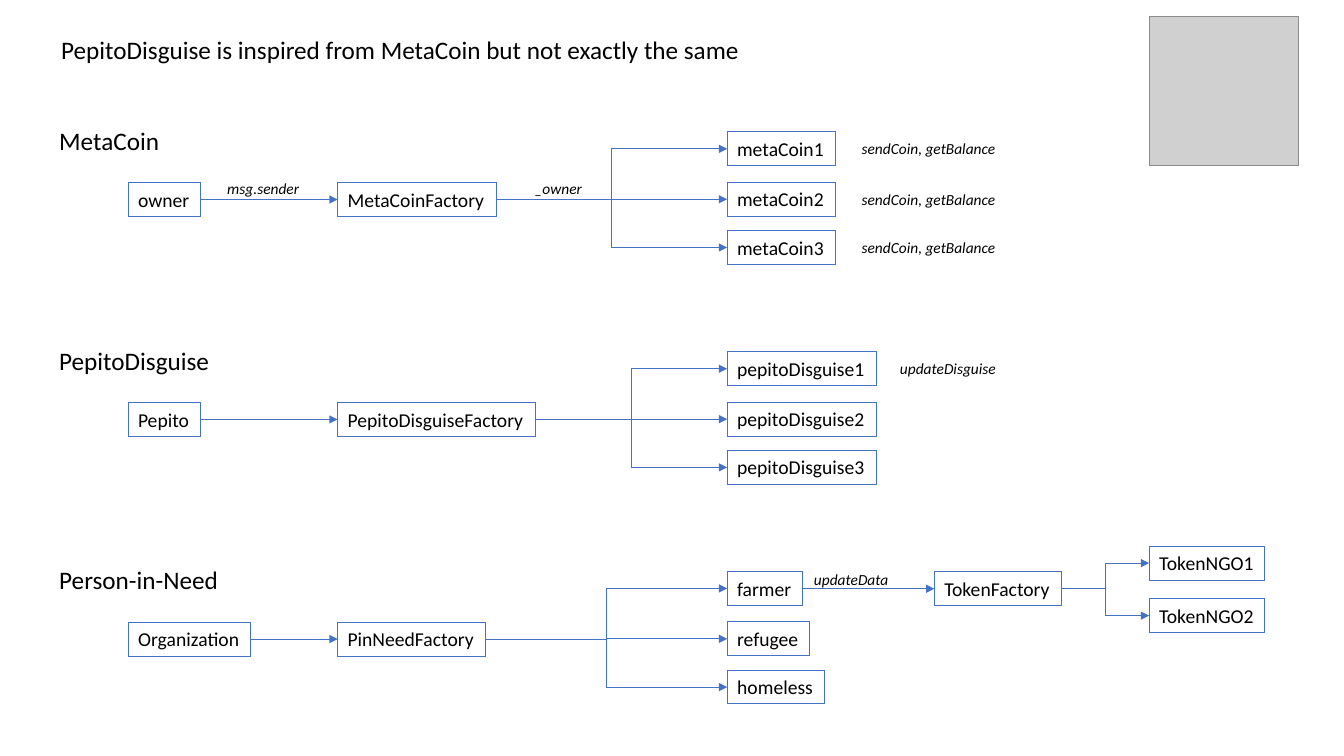
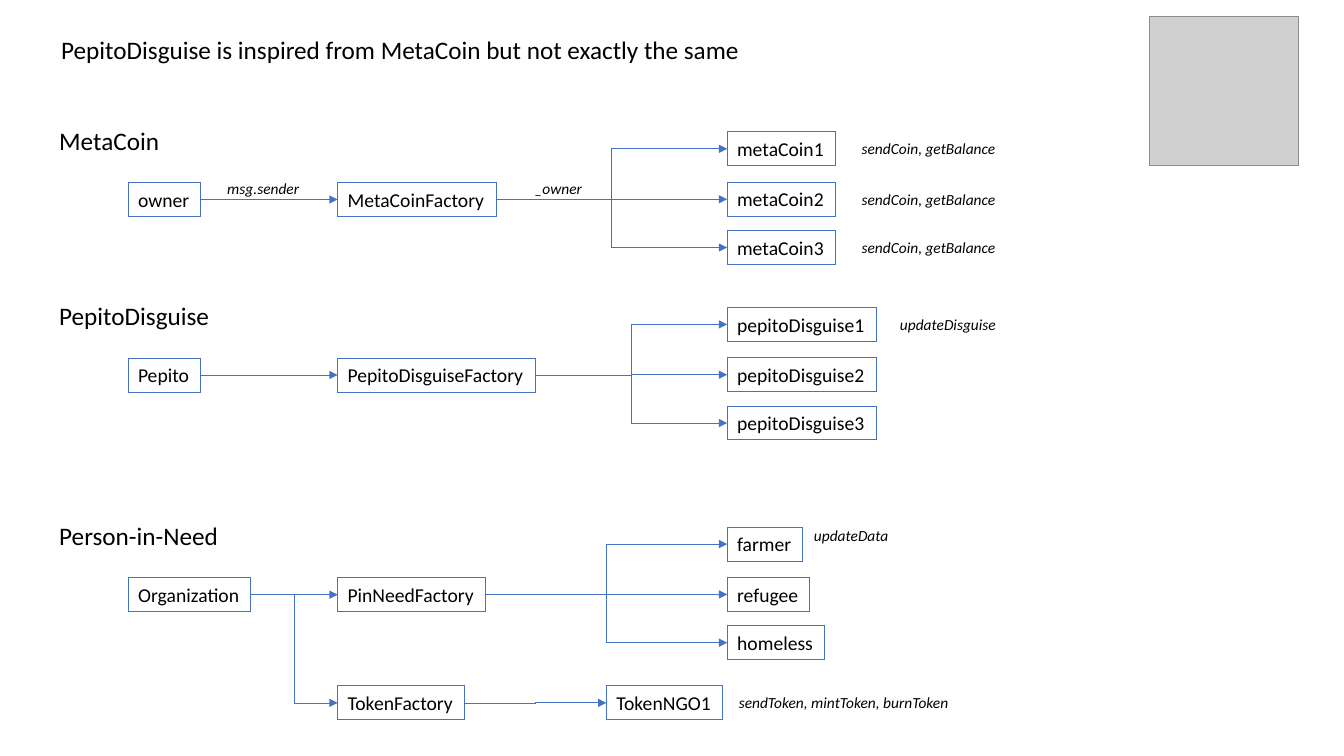
Before and after one commit to kvutien/Project-Machu-Picchu-2020, a slide deck: slide 1 of Pepito/Final Project Design.pptx. Drawn at 1344x756 pixels with LibreOffice and Linux fonts; fonts in the diff are those of the drawing; grey boxes stand for pictures. Boxes give left, top, right and bottom in pixels: in the first picture for what was removed or moved away, otherwise in the second. Text is boxed around its words. In the diff, an @@ line names an element or a change of style, - is before the commit and + after.

```diff
--- a/Pepito/Final Project Design.pptx
+++ b/Pepito/Final Project Design.pptx
@@ elbow arrow moved from (803, 589) - (935, 589) to (251, 595) - (338, 703) @@
@@ 10 rectangles, 8 elbow arrows, 4 texts: place and size @@
-10 rectangles, 8 elbow arrows, 4 texts at [59, 352, 996, 705]
+10 rectangles, 8 elbow arrows, 4 texts at [59, 307, 996, 660]
@@ elbow arrow removed from (1062, 589) to (1149, 616) @@
@@ rectangle removed at [1149, 599, 1265, 633] @@
-TokenNGO2
@@ rectangle "TokenFactory": place and size @@
-rectangle "TokenFactory" at [935, 572, 1062, 606]
+rectangle "TokenFactory" at [338, 687, 465, 721]
@@ rectangle "TokenNGO1": place and size @@
-rectangle "TokenNGO1" at [1149, 546, 1265, 581]
+rectangle "TokenNGO1" at [607, 687, 723, 721]
@@ elbow arrow moved from (1062, 589) - (1149, 564) to (465, 703) - (607, 703) @@
@@ text added at [739, 697, 948, 710], 11 pt, text #000000, italic @@
+sendToken, mintToken, burnToken
```
Also in this commit, not shown: 1 other file.
